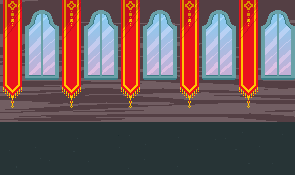
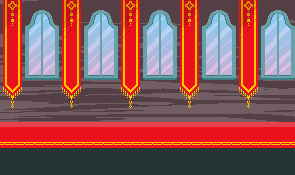
Layers edited between the first and the second (295, 175) image:
showed "platform 1" over [0,122,59,148]
showed "platform 1(2)" over [0,122,295,148]
